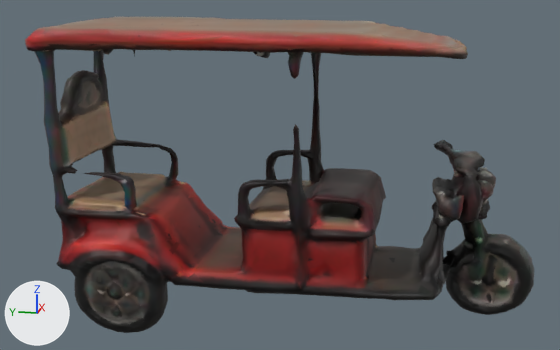
What one commit did to the glTF model public/models/tirri.glb.
Both versions are drawn from a 50 mm camera at (-4.31, -0.77, 1.98) aimed at (-0.01, 0.09, 0.9). Every picture has the same lights, and +X, +Y and +Z are marked at lower left. The picture after the commit comes second. Vertices at exactly the same position are counted once.

Names of what the first picture shows: 'body'.
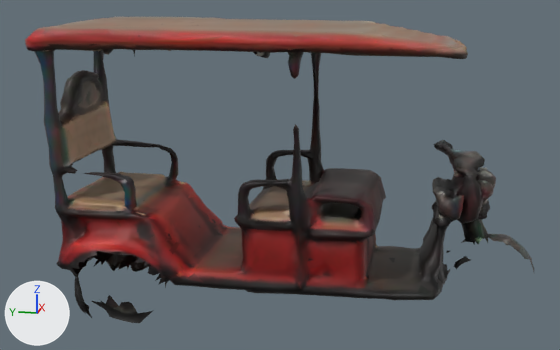
Patch to the scene script:
```diff
--- a/public/models/tirri.glb.py
+++ b/public/models/tirri.glb.py
@@ me_mesh @@
 # used by ob_body; location = (0.0, 0.0, 0.0)
-me_mesh.from_pydata(...)  # 5970 vertices, 12000 faces; spans x -0.5..0.5, y -1.4..1.4, z 0.0..1.78
+me_mesh.from_pydata(...)  # 4851 vertices, 9537 faces; spans x -0.5..0.5, y -1.4..1.4, z 0.02..1.78
+# me_mesh part 1: 419 vertices removed from x 0.11..0.32, y -1.4..-0.87, z 0.03..0.51
+# me_mesh part 2: 328 vertices removed from x -0.49..-0.29, y 0.67..1.19, z 0.0..0.51
+# other edits to the shape of me_mesh do not show in these pictures
 me_mesh.materials.append(mat_photo)
```

Changed parts and their boxes [x1, y1, x2, y2] in the pictures (560 x 350 px):
'body', reshaped: before [25, 17, 535, 333]; after [25, 17, 535, 323]
part 1 of me_mesh, deleted: before [443, 238, 534, 315]
part 2 of me_mesh, deleted: before [72, 254, 168, 333]
